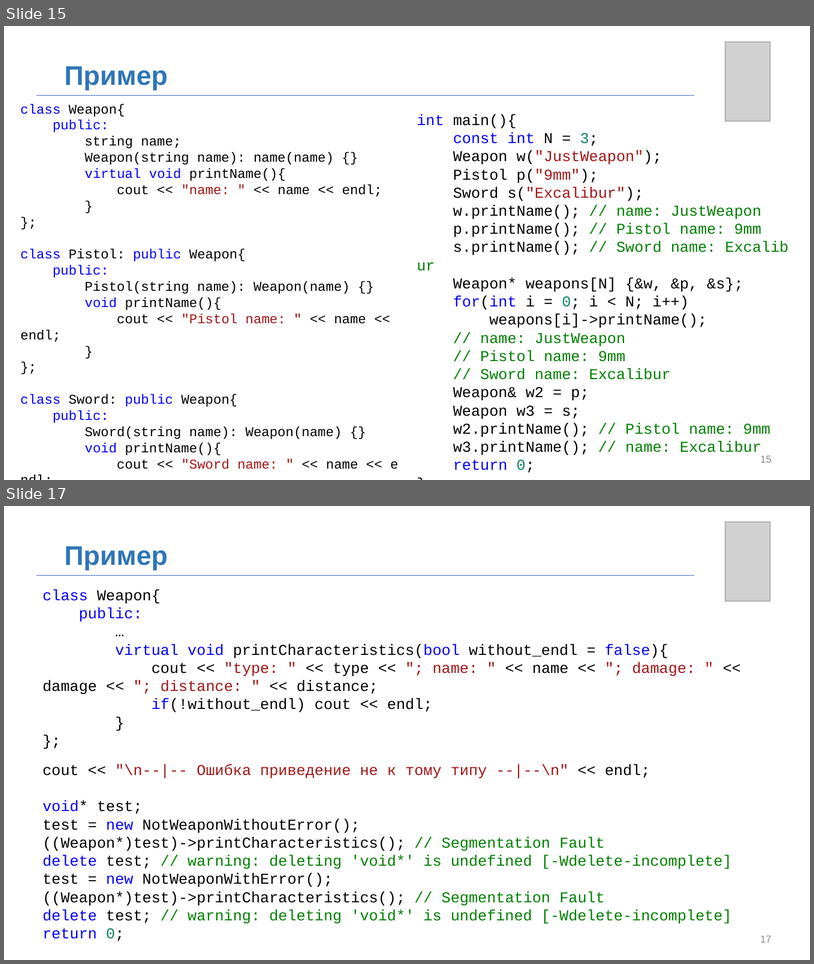
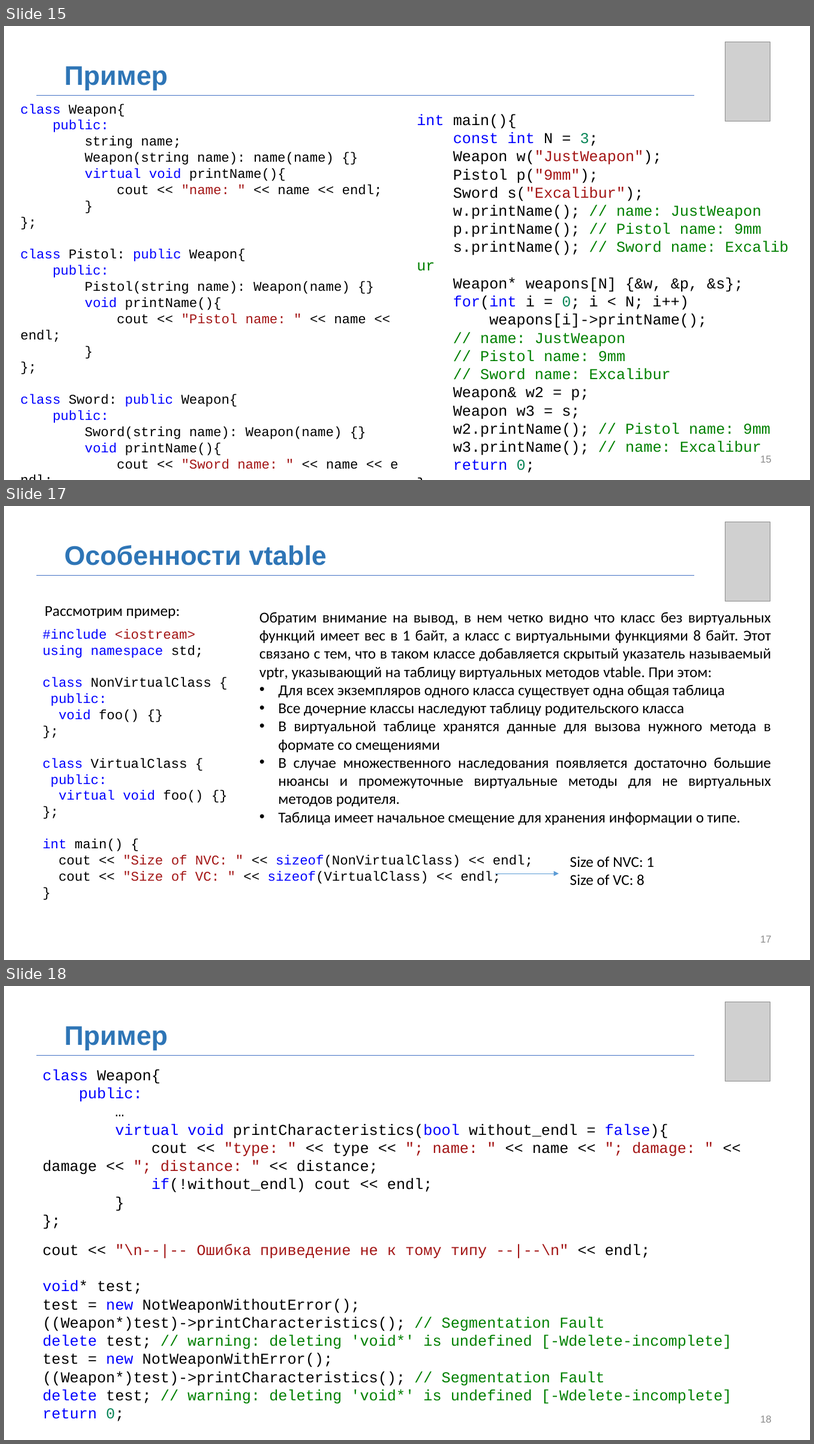
Before and after one commit to MUCTR-IKT-CPP/cpp_course, a slide deck: Лекции/2025/6/Абстрактные классы.pptx. Shown one above the other, each under a label of ours: slides 15 and 17 before the commit, slides 15, 17 and 18 after it; the slides between them are not shown. The pictures are 814x964 and 814x1444 pixels, drawn with LibreOffice and Linux fonts; fonts in the diff are those of the drawing; grey boxes stand for pictures; background and template pictures are left out. Boxes give left, top, right and bottom in pixels: in the first picture for what was removed or moved away, otherwise in the second. Text is boxed around its words. In the diff, an @@ line names an element or a change of style, - is before the commit and + after.

```diff
--- a/Лекции/2025/6/Абстрактные классы.pptx
+++ b/Лекции/2025/6/Абстрактные классы.pptx
@@ slide 17 added at [4,506,810,960], background picture (left out) @@
@@ picture added at [726,522,770,601] @@
@@ text added at [65,545,326,565], 32 pt, text #2E75B6, bold @@
+Особенности vtable
@@ line added from (36, 575) to (695, 575), #4472C4 0.5 pt @@
@@ text added at [45,606,180,618], 18 pt, text #000000 @@
+Рассмотрим пример:
@@ text added at [260,612,771,825], 18 pt, text #000000 @@
+Обратим внимание на вывод, в нем четко видно что класс без виртуальных функций имеет вес в 1 байт, а класс с виртуальными функциями 8 байт. Этот связано с тем, что в таком классе добавляется скрытый указатель называемый vptr, указывающий на таблицу виртуальных методов vtable. При этом:
+• Для всех экземпляров одного класса существует одна общая таблица
+• Все дочерние классы наследуют таблицу родительского класса
+• В виртуальной таблице хранятся данные для вызова нужного метода в формате со смещениями
+• В случае множественного наследования появляется достаточно большие нюансы и промежуточные виртуальные методы для не виртуальных методов родителя.
+• Таблица имеет начальное смещение для хранения информации о типе.
@@ text added at [42,629,533,883], 16 pt, text #000000 @@
+#include <iostream>
+using namespace std;
+class NonVirtualClass {
+public:
+void foo() {}
+};
+class VirtualClass {
+public:
+virtual void foo() {}
+};
+int main() {
+cout << "Size of NVC: " << sizeof(NonVirtualClass) << endl;
+cout << "Size of VC: " << sizeof(VirtualClass) << endl;
+}
@@ text added at [570,856,654,885], 18 pt, text #000000 @@
+Size of NVC: 1
+Size of VC: 8
@@ arrow added from (496, 873) to (560, 873), #5B9BD5 0.5 pt @@
@@ page number added at [761,935,772,942], 12 pt, text #8C8C8C @@
+17
@@ what was slide 17 is now slide 18 @@
@@ page number at [761,1415,772,1422]: text changed @@
-17
+18
```
Also in this commit, not shown: 3 slides changed, 3 other slides added, 1 other file.
